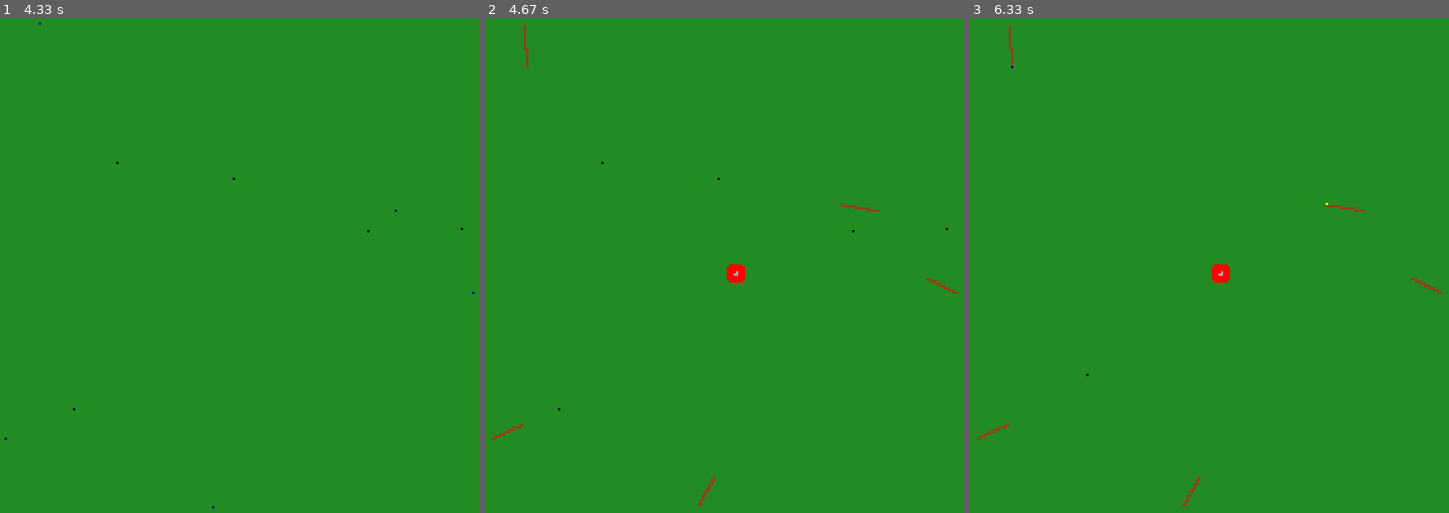
Above: before the commit, frames 1-3 (left to right).
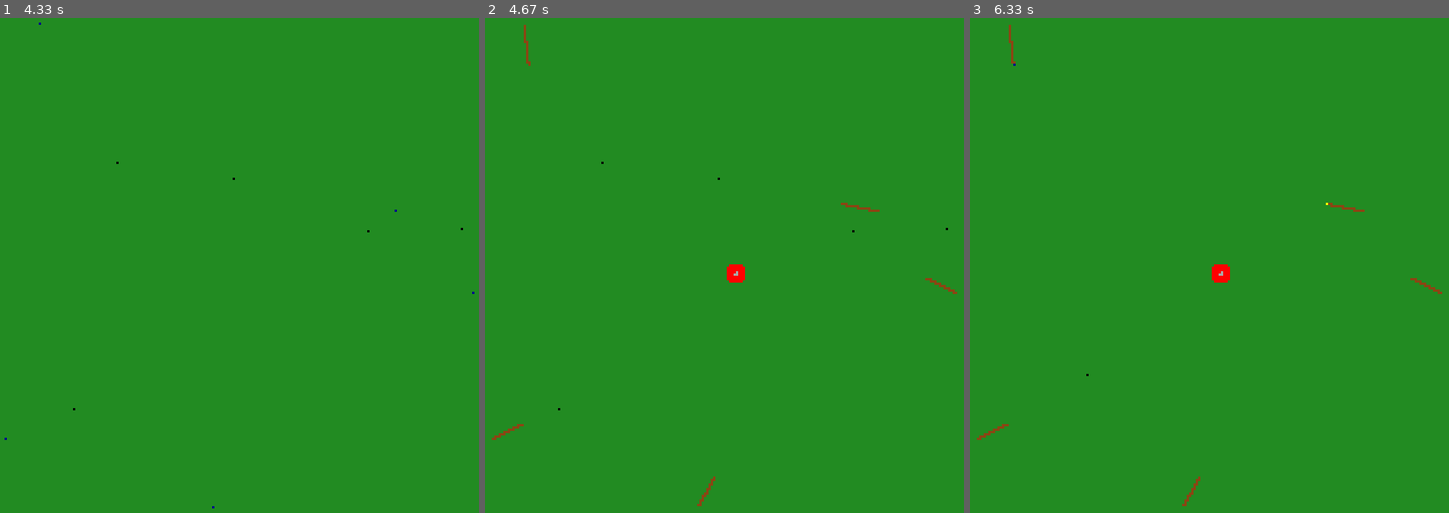
Above: after the commit, the same moments.

Repository: markus-brln/BachelorThesisForestFireControl
Game: pygame game, started from gui/main.py
The game is run twice, just before and just after one commit, with the same random seed, the same clock (stepped at 60 frames per second) and the same inputs.
Inputs (mouse positions are in pixels of both pictures, inside the frame that each line leads up to):
- Up to frame 1 (4.33 s): tap Space at 0.33 s; click (71, 409) at 0.82 s; move the mouse to (114, 161) at 1.1 s; click (114, 161) at 1.37 s; move the mouse to (234, 176) at 1.77 s; click (234, 176) at 2.12 s; move the mouse to (368, 230) at 2.6 s; click (368, 230) at 3 s; move the mouse to (459, 230) at 3.53 s; click (459, 230) at 3.97 s
- Up to frame 2 (4.67 s): move the mouse to (940, 389) at 4.57 s; tap Space at 4.6 s
- Up to frame 3 (6.33 s): click (1425, 389) at 5.03 s; move the mouse to (1084, 374) at 5.62 s; tap Space at 5.65 s; click (1084, 374) at 6.1 s

Frame 1 is identical in both runs. In frame 2, less than 0.1% of the frame differs, in the area x 6-79%, y 4-97%; in frame 3, less than 0.1%.

Commit message:
data collection

Diff:
--- a/CNN/data_translator.py
+++ b/CNN/data_translator.py
@@ -9,10 +9,10 @@
   filepath = dirname + "runs" + sep + "run0.npy"
 
   array = np.load(filepath, allow_pickle=True)
-  img_shape = np.shape(array[0][0])
 
-  plt.imshow(array[4][0])
-  plt.show()
+  for i in range(len(array)):
+    plt.imshow(array[i][0])
+    plt.show()
 
   #for file in glob.glob(dirname + "runs" + sep + "*.npy"):
     #filenames.append(file)
--- a/gui/Controller/controller.py
+++ b/gui/Controller/controller.py
@@ -1,8 +1,8 @@
 import pygame
 import time
-from Model.model import Model
-from View.view import View
-from Model.utils import *
+from gui.Model.model import Model
+from gui.View.view import View
+from gui.Model.utils import *
 
 class Controller:
   def __init__(self, model: Model, view: View):
@@ -66,6 +66,8 @@
   def start_collecting_waypoints(self):
     print("Assigning waypoints")
     self.view.clear_waypoints([self.model.find_node(pos) for pos in self.model.waypoints])
+    self.model.waypoints.clear()    # clear the actual waypoint positions after deleting them on the view!
+
     self.collecting_waypoints = True
     self.model.sort_agents_by_angle()
     self.agent_no = 0
--- a/gui/Model/agent.py
+++ b/gui/Model/agent.py
@@ -55,7 +55,7 @@
     self.waypoint = [round(self.position[0] + move_x), round(self.position[1] + move_y)]
 
     self.start_pos = self.position
-    self.waypoint = position
+    #self.waypoint = position # waypoints won't be on the position where we clicked
 
 
   def dig(self):
--- a/gui/Model/data_saver.py
+++ b/gui/Model/data_saver.py
@@ -3,6 +3,7 @@
 from pathlib import Path, PureWindowsPath
 import numpy as np
 import os
+import matplotlib.pyplot as plt
 
 from gui.Model.node import NodeState
 from gui.Model.utils import *
@@ -27,13 +28,24 @@
     #  ON_FIRE = 2
     #  BURNED_OUT = 3
     #  AGENT = 4
-    for y, node_row in enumerate(self.model.nodes): # make a picture of the node state
-      for x, node in enumerate(node_row):
-        picture[y][x] = node.state
+    #  waypoint = 5 (based on agent.waypoint)
+    for x, node_row in enumerate(self.model.nodes): # make a picture of the node state
+      for y, node in enumerate(node_row):
+        picture[y][x] = node.state                  # NOTE: x,y flipped because array is accessed via y,x == row, col
+
 
     for agent in self.model.agents:
       x, y = agent.position
-      picture[x][y] = int(NodeState.AGENT)
+      picture[y][x] = int(NodeState.AGENT)
+      x,y = agent.waypoint
+      picture[y][x] = 5
+
+    #for waypoint in self.model.waypoints:
+    #  x, y = waypoint
+    #  picture[x][y] = 5
+
+    plt.imshow(picture)
+    plt.show()
 
     # set the right category in the wind_dir vector
     wind_dir_vec[self.get_wind_dir_idx()] = 1
@@ -76,13 +88,17 @@
       filenames.append(file)
 
     filenames.sort()
+    print(filenames[-1])
     if not filenames:
       next_file_number = 0
     else:
       number = str()
-      for maybe_number in filenames[-1]:
+      for maybe_number in filenames[-1][::-1]:
         if maybe_number.isdigit():
-          number = number + maybe_number
+          number =  maybe_number + number
+        if maybe_number == sep:
+          break
+
       next_file_number = int(number) + 1
       print(number)
 
--- a/gui/Model/model.py
+++ b/gui/Model/model.py
@@ -30,7 +30,6 @@
     ## properties of env
     self.size = length
     self.centre = (int(length / 2), int(length / 2))
-    print(self.centre)
     self.nr_of_agents = nr_of_agents
     self.wind_dir = wind_dir
     self.windspeed = windspeed
@@ -259,7 +258,9 @@
 
   ## Model manipulation
   def start_collecting_waypoints(self):
+    print("wp: ", len(self.waypoints))
     self.waypoints.clear()
+    print("wp: ", len(self.waypoints))
 
   def highlight_agent(self, agent_no):
     if agent_no is None:
@@ -272,7 +273,7 @@
     for subscriber in self.subscribers:
       subscriber.update(UpdateType.HIGHLIGHT_AGENT, agent=self.highlighted_agent)
 
-    print(f"{self.highlighted_agent.angle()} for pos {self.highlighted_agent.position} - {self.highlighted_agent.pos_rel_to_centre()}")
+    #print(f"{self.highlighted_agent.angle()} for pos {self.highlighted_agent.position} - {self.highlighted_agent.pos_rel_to_centre()}")
 
   def select_square(self, position):
     if self.highlighted_agent == None:
--- a/gui/Model/node.py
+++ b/gui/Model/node.py
@@ -24,7 +24,7 @@
   def __init__(self, environment, position, node_type, wind_dir, windspeed):
     ## For callbacks
     self.environment = environment
-    (Direction.NORTH, 5)
+    (Direction.NORTH, 5) # TODO what is this?
 
     ## Initialization
     self.type = node_type
Renamed: tensorflow2DConvBasic.py -> CNN/tensorflow2DConvBasic.py
